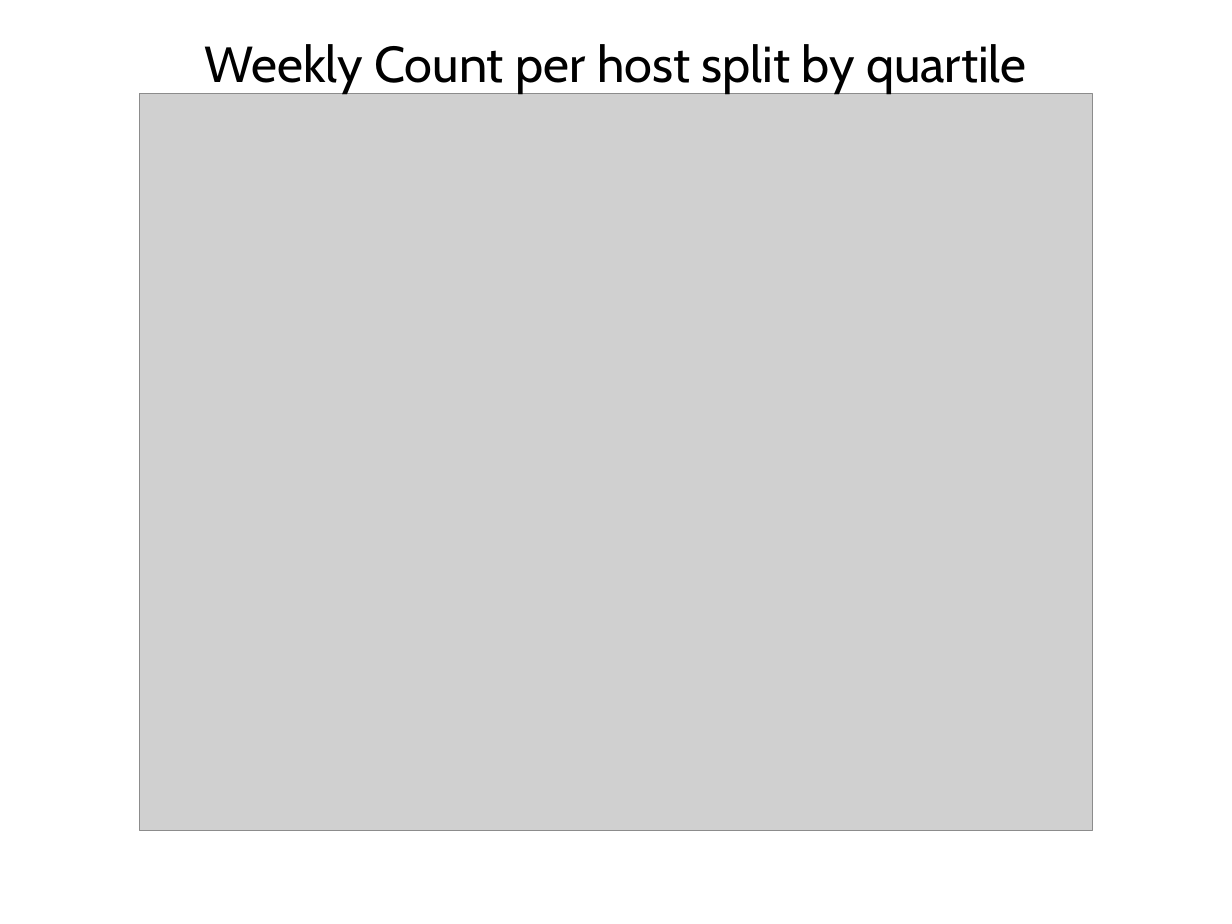
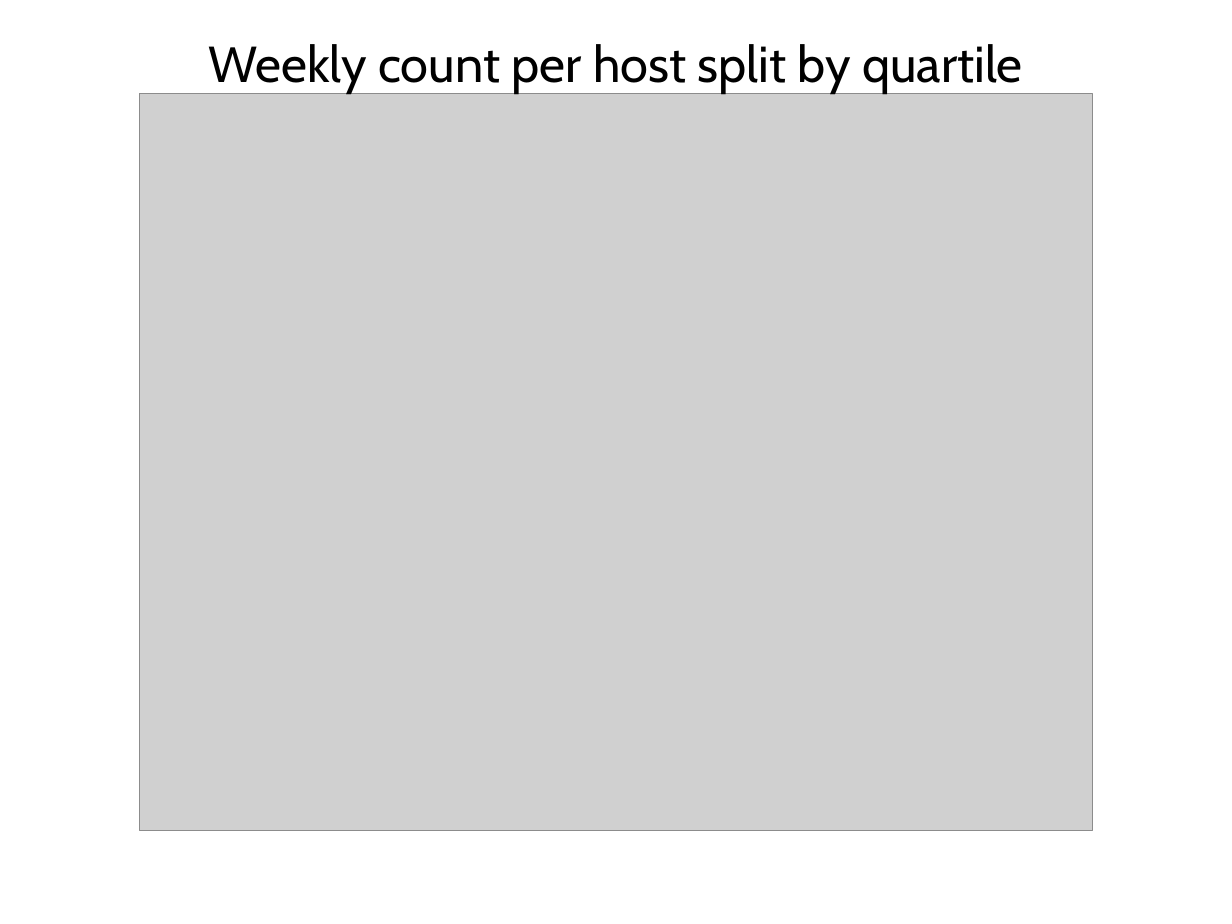
Before and after one commit to alq666/nagiosworld-2012, a slide deck: slide 27 of Deep Dive into Nagios Analytics.ppt (slide 22 before the commit). Drawn at 1232x924 pixels with LibreOffice and Linux fonts; fonts in the diff are those of the drawing; grey boxes stand for pictures; background and template pictures are left out. Boxes give left, top, right and bottom in pixels: in the first picture for what was removed or moved away, otherwise in the second. Text is boxed around its words. In the diff, an @@ line names an element or a change of style, - is before the commit and + after.

Commit message:
Updated presentations.

```diff
--- a/Deep Dive into Nagios Analytics.ppt
+++ b/Deep Dive into Nagios Analytics.ppt
@@ text at box(209, 44, 1022, 92): text changed @@
-Weekly Count per host split by quartile
+Weekly count per host split by quartile
```
Also in this commit, not shown: 7 other slides changed, 6 slides added, 2 other files.
